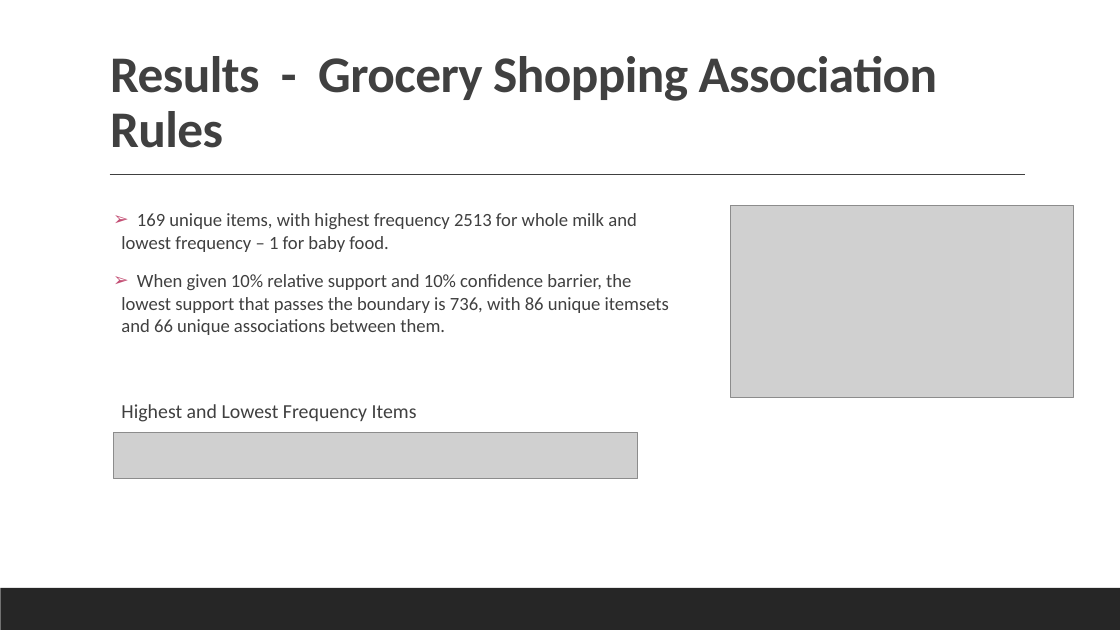
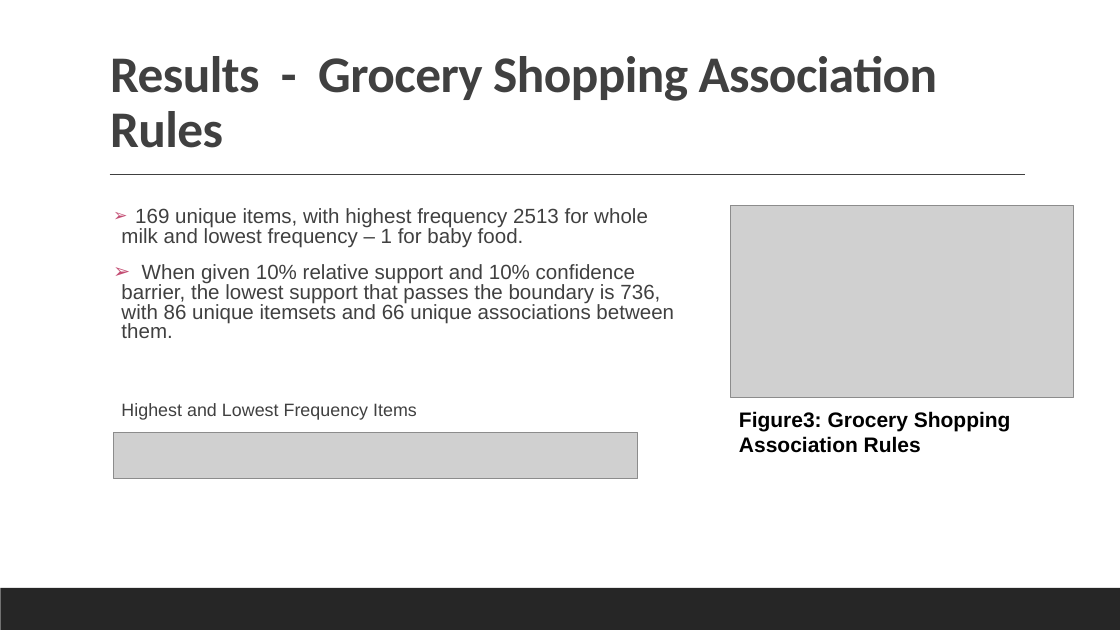
Before and after one commit to Data-Mining-Algorithms/Data-Mining-Algorithms, a slide deck: slide 6 of Data Mining presentation.pptx. Drawn at 1120x630 pixels with LibreOffice and Linux fonts; fonts in the diff are those of the drawing; grey boxes stand for pictures. Boxes give left, top, right and bottom in pixels: in the first picture for what was removed or moved away, otherwise in the second. Text is boxed around its words. In the diff, an @@ line names an element or a change of style, - is before the commit and + after.

```diff
--- a/Data Mining presentation.pptx
+++ b/Data Mining presentation.pptx
@@ text "169 unique items, with highest ..." at <box>121,208,674,338</box>: size 16 to 17.6 pt, font Calibri to Arial; line spacing 1 to 0.8 @@
@@ text "Highest and Lowest Frequency Items" at <box>121,403,417,420</box>: size 17 to 15.3 pt, font Calibri to Arial @@
@@ text added at <box>739,411,1011,453</box>, 18 pt, text #000000, bold @@
+Figure3: Grocery Shopping Association Rules
```
Also in this commit, not shown: 9 other slides changed, 3 other files.
